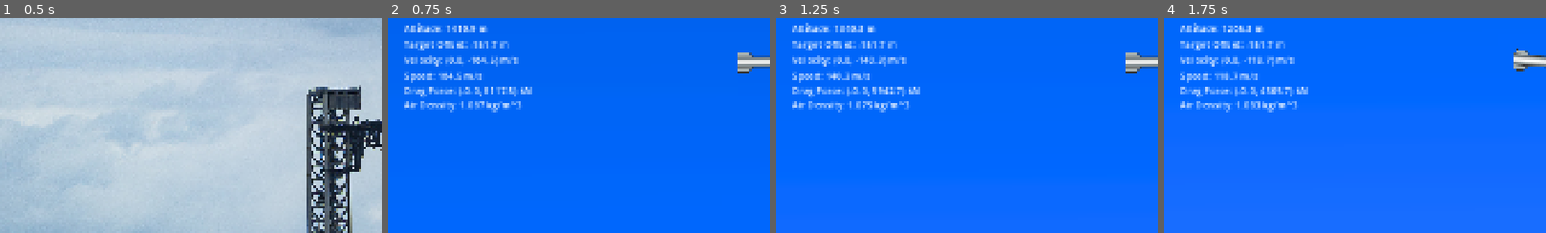
Above: before the commit, frames 1-4 (left to right).
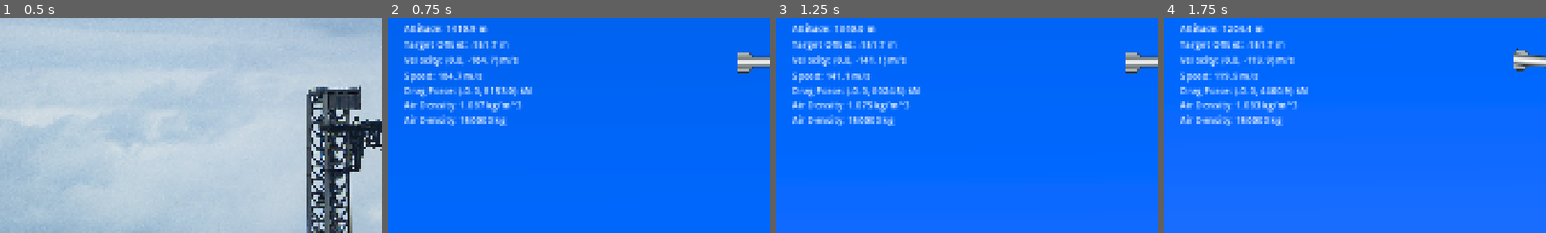
Above: after the commit, the same moments.

Repository: cyb3rgeorge/subnorminal
Game: Godot game, scene res://menu.tscn
The game is run twice, just before and just after one commit, with the same random seed, the same clock (stepped at 60 frames per second) and the same inputs. Video files are missing from this copy of the repository; at most half a second of black plays in their place.
Inputs (mouse positions are % of the whole screen's width and height, from its top left):
- Up to frame 1 (0.5 s): no input
- Up to frame 2 (0.75 s): click "Initiate Mission" at 0.5 s
- Up to frame 3 (1.25 s): no input
- Up to frame 4 (1.75 s): move the mouse to (72, 45) at 1.27 s; hold Right (rotateRight) from 1.28 s (still down); hold 1 (1Engine) from 1.28 s (still down); click (72, 45) at 1.42 s
The pictures show only the part of the screen within x 0-50%, y 40-90%; the shares and areas given below are measured in that part.

Frame 1 is identical in both runs. In frame 2, 1.0% of the frame differs, in the area x 4-33%, y 18-51%; in frame 3, 1.1%, in the area x 4-33%, y 3-51%; in frame 4, 1.0%.

Commit message:
Dynamic wet mass
Propellant consumption reduced mass as propellant is spent

Diff:
--- a/simulator.tscn
+++ b/simulator.tscn
@@ -219,6 +219,15 @@
 scale = Vector2(1.5, 1.5)
 text = "Air Density: Standby for Acquisition of Signal"
 
+[node name="WetMass" type="Label" parent="Telemetry/Control" unique_id=1966171986]
+layout_mode = 0
+offset_left = 40.0
+offset_top = 668.0
+offset_right = 400.0
+offset_bottom = 691.0
+scale = Vector2(1.5, 1.5)
+text = "Mass: Standby for Acquisition of Signal"
+
 [node name="3Engines" type="Sprite2D" parent="Telemetry" unique_id=968264892]
 visible = false
 position = Vector2(187, 303)
--- a/starship.gd
+++ b/starship.gd
@@ -8,6 +8,7 @@
 
 # Ship Configurations
 @export var maxProp : int = 4000
+@export var initialPropMass : int = 6000
 @export var throttle : float = 0.0
 @export var engines : int = 0
 @export var dryMass : float = 150000.0
@@ -20,7 +21,7 @@
 # CONSTANTS
 const GRAVITATIONAL_ACCELERATION : float = 9.80665 # / m s^-2
 const AIR_DENSITY_MSL : float = 1.2250 # At mean sea level /kg m^-3
-const STARSHIP_HEIGHT : float = 52.0 # /m
+const STARSHIP_HEIGHT : float = 52.1 # /m
 const STARSHIP_DIAMETER : float = 9.0 # /m
 const STARSHIP_BELLY_DRAG_AREA : float = STARSHIP_HEIGHT * STARSHIP_DIAMETER # Assume Starship is a 2-D rectangle /m^2
 const STARSHIP_BELLY_DRAG_COEFFICIENT : float = 1.2 # Assume Starship is a perfect cylinder
@@ -77,6 +78,7 @@
 @onready var SpeedReadOut = $"../Telemetry/Control/Speed"
 @onready var DragForceReadOut = $"../Telemetry/Control/DragForce"
 @onready var AirDensityReadOut = $"../Telemetry/Control/AirDensity"
+@onready var WetMassReadOut = $"../Telemetry/Control/WetMass"
 
 
 # Initialization
@@ -88,7 +90,6 @@
 	engines = clampi(engines, 0, 3)
 
 	prop = float(maxi(maxProp, 0))
-	mass = dryMass
 
 	_update_engine_indicators()
 
@@ -141,6 +142,9 @@
 		prop = maxf(0.0, prop - engines * throttle/100 * FUEL_BURN_RATE *delta)
 		propTelemetry.emit()
 	constant_force = thrust / METERS_PER_PIXEL
+
+	mass = dryMass + initialPropMass * prop/maxProp
+	var wetMass: float = mass
 
 	# Flight Data
 	var altitude_m := maxf(0.0, (GROUND_Y - global_position.y) * METERS_PER_PIXEL)
@@ -189,7 +193,7 @@
 	_telemetryElapsed += delta
 	if _telemetryElapsed >= TELEMETRY_INTERVAL:
 		_telemetryElapsed = 0.0
-		_update_telemetry(altitude_m, targetOffset_m, velocity_mps, dragForce, airDensity)
+		_update_telemetry(altitude_m, targetOffset_m, velocity_mps, dragForce, airDensity, mass)
 
 
 # Update Engine Indicators
@@ -211,7 +215,7 @@
 
 
 # Telemetry
-func _update_telemetry(altitude_m: float, targetOffset_m: float, velocity_mps: Vector2, dragForce: Vector2, airDensity: float) -> void:
+func _update_telemetry(altitude_m: float, targetOffset_m: float, velocity_mps: Vector2, dragForce: Vector2, airDensity: float, wetMass: float) -> void:
 	var speed_mps := velocity_mps.length()
 	var dragForce_kn = dragForce/1000.0
 
@@ -221,6 +225,7 @@
 	SpeedReadOut.text = "Speed: %.1f m/s" % speed_mps
 	DragForceReadOut.text = "Drag Force: (%.1f, %.1f) kN" % [dragForce_kn.x, -dragForce_kn.y]
 	AirDensityReadOut.text = "Air Density: %.3f kg/m^3" % [airDensity]
+	WetMassReadOut.text = "Air Density: %.0f kg" % [wetMass]
 
 
 # Random Failures
